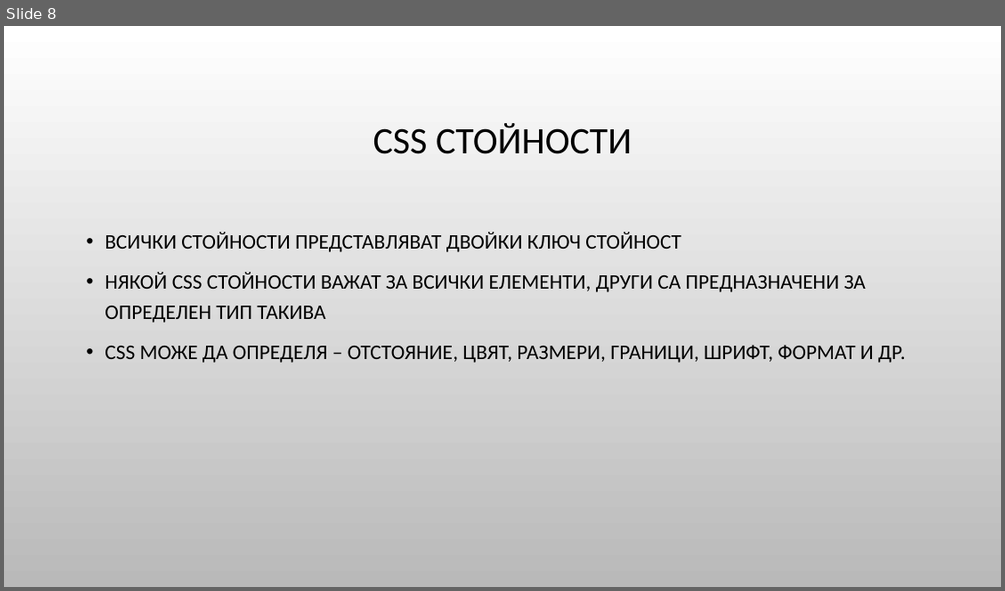
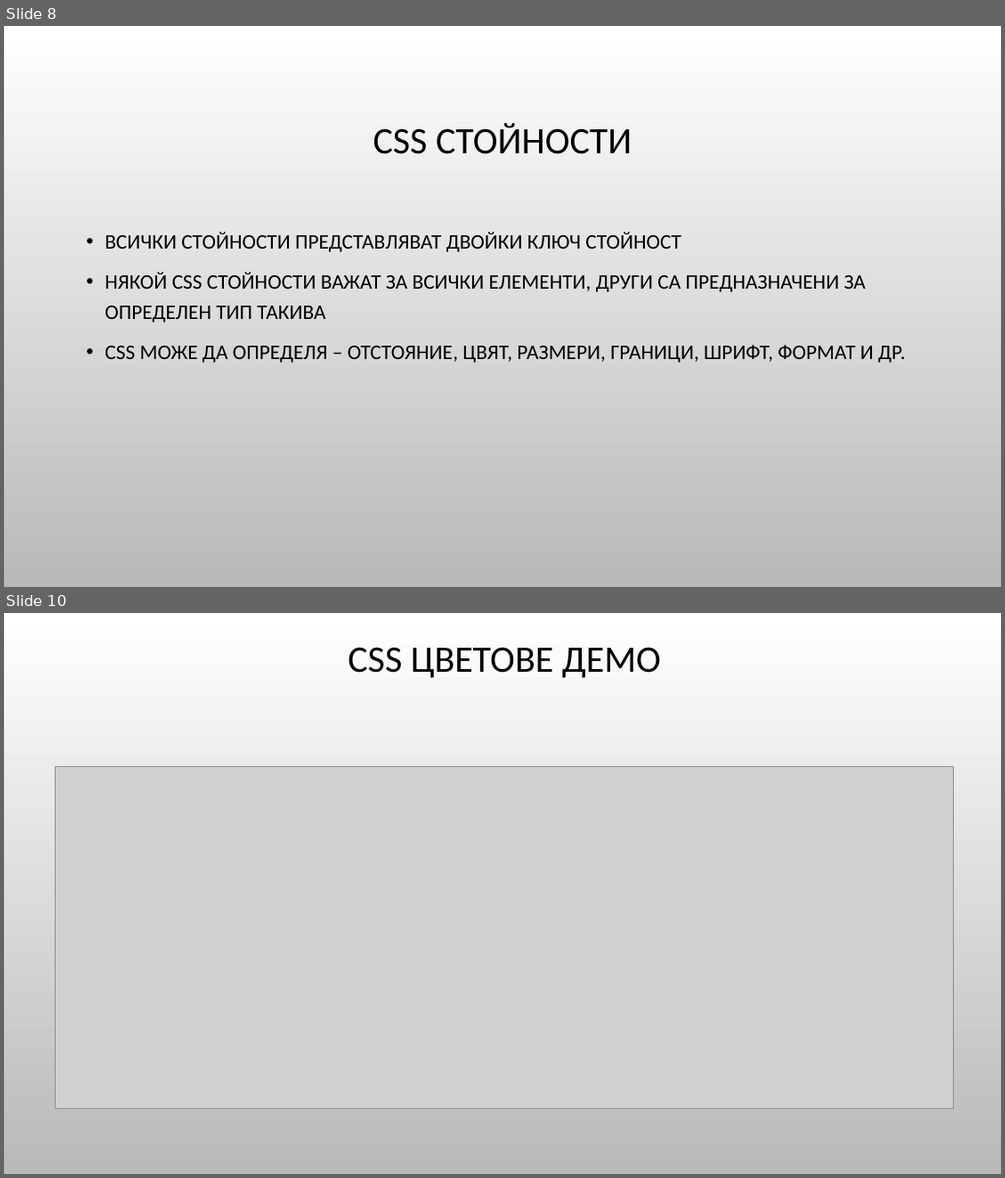
Before and after one commit to Bilyukov/php-mysql-course, a slide deck: 02.css-basics.pptx. Shown one above the other, each under a label of ours: slide 8 before the commit, slides 8 and 10 after it; the slides between them are not shown. The pictures are 1005x591 and 1005x1178 pixels, drawn with LibreOffice and Linux fonts; fonts in the diff are those of the drawing; grey boxes stand for pictures; background and template pictures are left out. Boxes give left, top, right and bottom in pixels: in the first picture for what was removed or moved away, otherwise in the second. Text is boxed around its words. In the diff, an @@ line names an element or a change of style, - is before the commit and + after.

```diff
--- a/02.css-basics.pptx
+++ b/02.css-basics.pptx
@@ slide 10 added at (x1=4, y1=613, x2=1001, y2=1174), background picture (left out) @@
@@ title added at (x1=348, y1=647, x2=661, y2=678), 36 pt, text #000000 @@
+CSS ЦВЕТОВЕ ДЕМО
@@ picture added at (x1=56, y1=767, x2=954, y2=1109) @@
```
Also in this commit, not shown: 1 slide changed, 3 other slides added, 2 other files.
